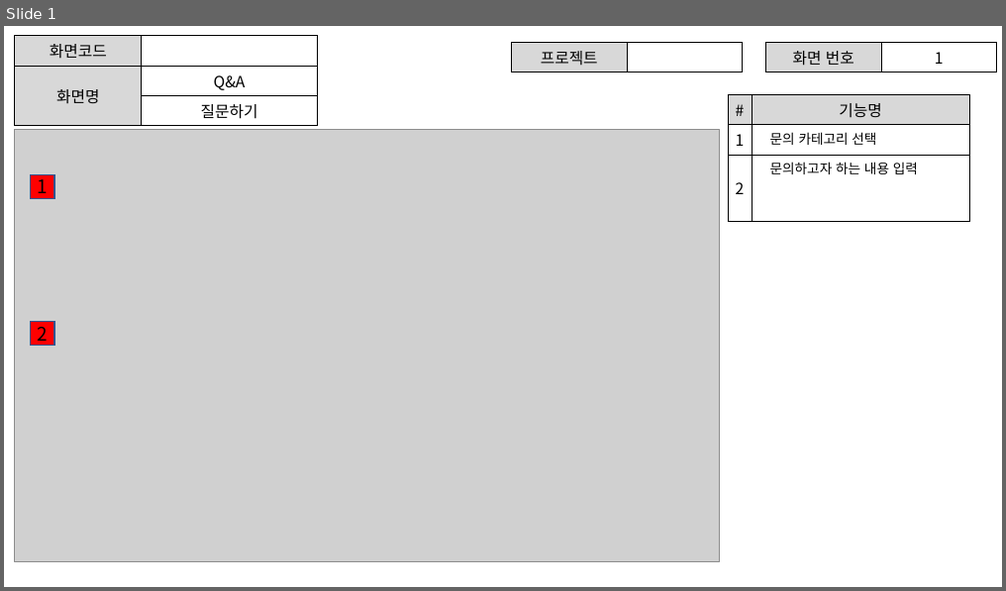
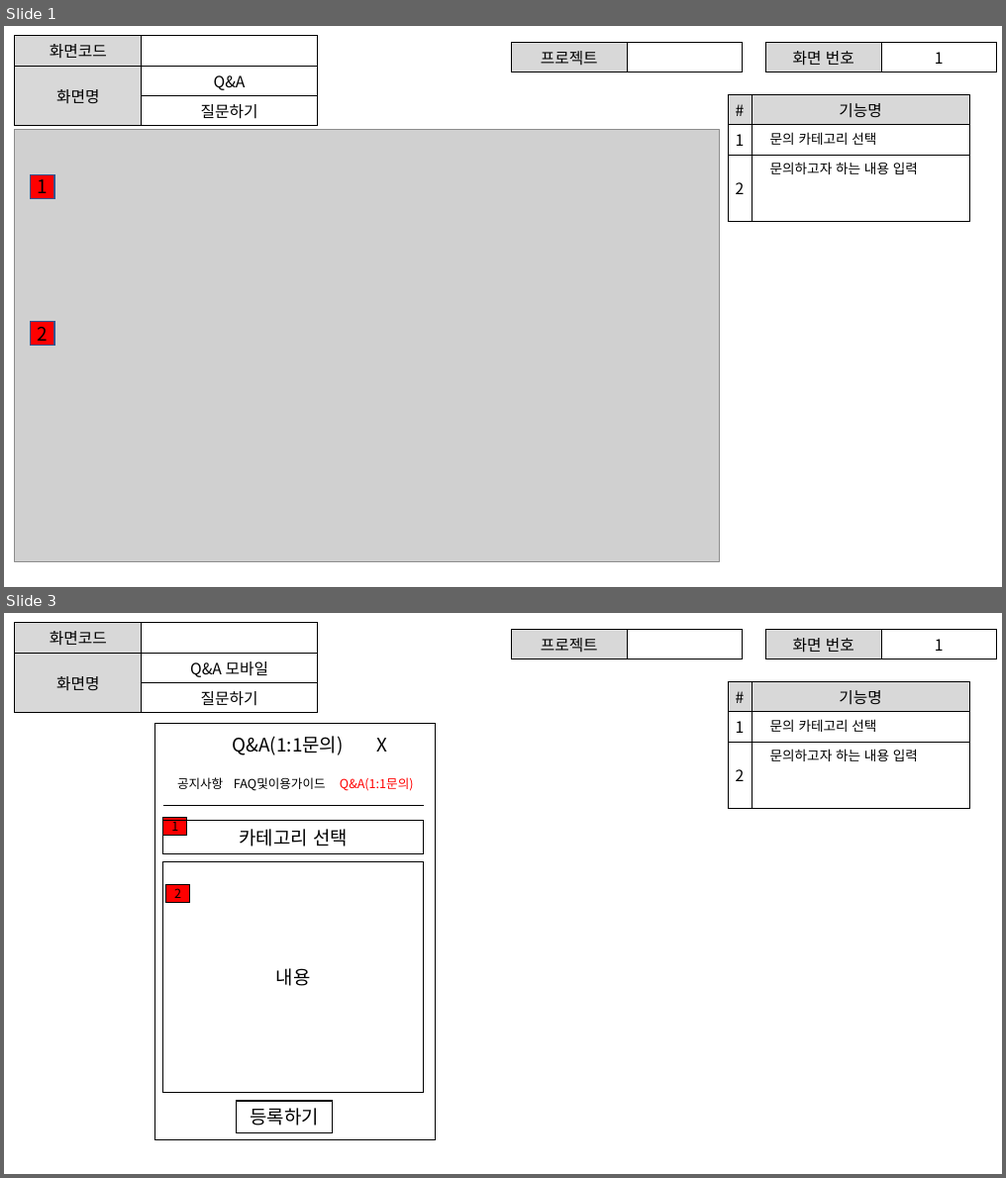
Before and after one commit to ezenteam2/RentalEquip, a slide deck: gr2_lhj/Q&A.pptx. Shown one above the other, each under a label of ours: slide 1 before the commit, slides 1 and 3 after it; the slides between them are not shown. The pictures are 1006x591 and 1006x1178 pixels, drawn with LibreOffice and Linux fonts; fonts in the diff are those of the drawing; grey boxes stand for pictures. Boxes give left, top, right and bottom in pixels: in the first picture for what was removed or moved away, otherwise in the second. Text is boxed around its words. In the diff, an @@ line names an element or a change of style, - is before the commit and + after.

Commit message:
모바일페이지 추가 끗

```diff
--- a/gr2_lhj/Q&A.pptx
+++ b/gr2_lhj/Q&A.pptx
@@ slide 3 added at (4,613,1002,1174), background #FFFFFF @@
@@ table added at (15,623,317,710), 3 rows, 2 columns @@
+화면코드 | 
+화면명 | Q&A 모바일
+ | 질문하기
@@ table added at (512,630,743,656), 1 rows, 2 columns @@
+프로젝트 | 
@@ table added at (766,630,997,657), 1 rows, 2 columns @@
+화면 번호 | 1
@@ table added at (728,682,969,802), 3 rows, 2 columns @@
+# | 기능명
+1 | 문의 카테고리 선택
+2 | 문의하고자 하는 내용 입력
@@ rectangle added at (155,723,436,1140), outline #000000 1 pt @@
@@ text added at (233,736,388,756), 18 pt, text #000000 @@
+Q&A(1:1문의) X
@@ text added at (177,777,414,791), 12 pt, text #000000 @@
+공지사항 FAQ및이용가이드 Q&A(1:1문의)
@@ rectangle added at (163,818,187,836), fill #FF0000, outline #000000 1 pt, 12 pt, text #000000 @@
+1
@@ line added from (163, 805) to (424, 805), #000000 0.5 pt @@
@@ rectangle added at (163,820,424,854), outline #000000 1 pt, 18 pt, text #000000 @@
+카테고리 선택
@@ rectangle added at (163,862,424,1093), outline #000000 1 pt, 18 pt, text #000000 @@
+내용
@@ rectangle added at (165,884,190,903), fill #FF0000, outline #000000 1 pt, 12 pt, text #000000 @@
+2
@@ rectangle added at (237,1101,333,1134), outline #000000 1 pt, 18 pt, text #000000 @@
+등록하기
```
Also in this commit, not shown: 1 slide changed, 1 other slide added, 4 other files.
